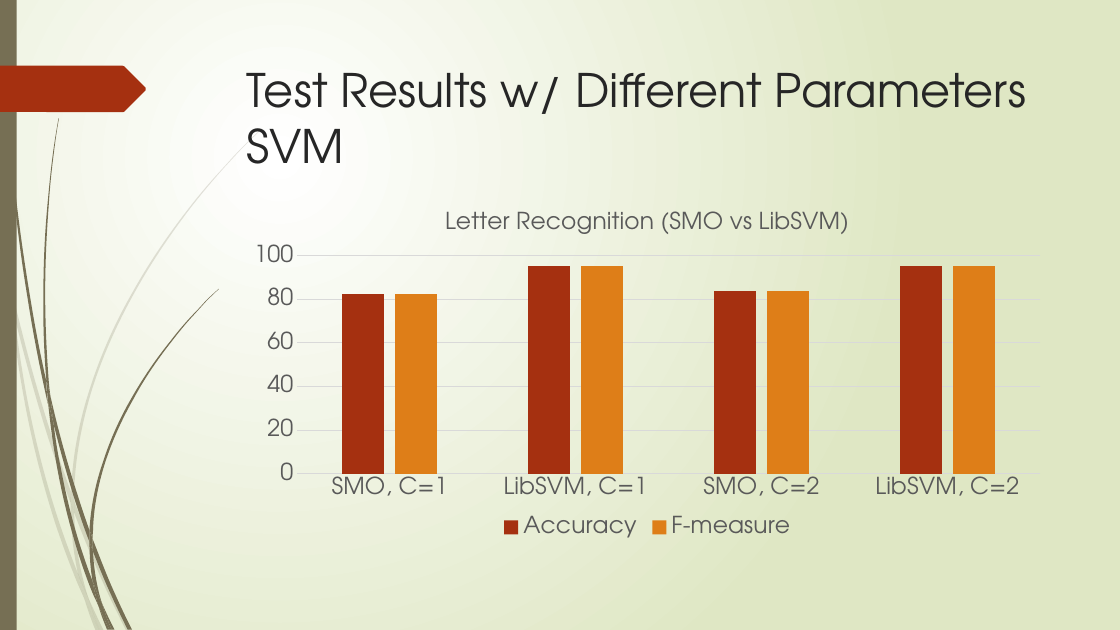
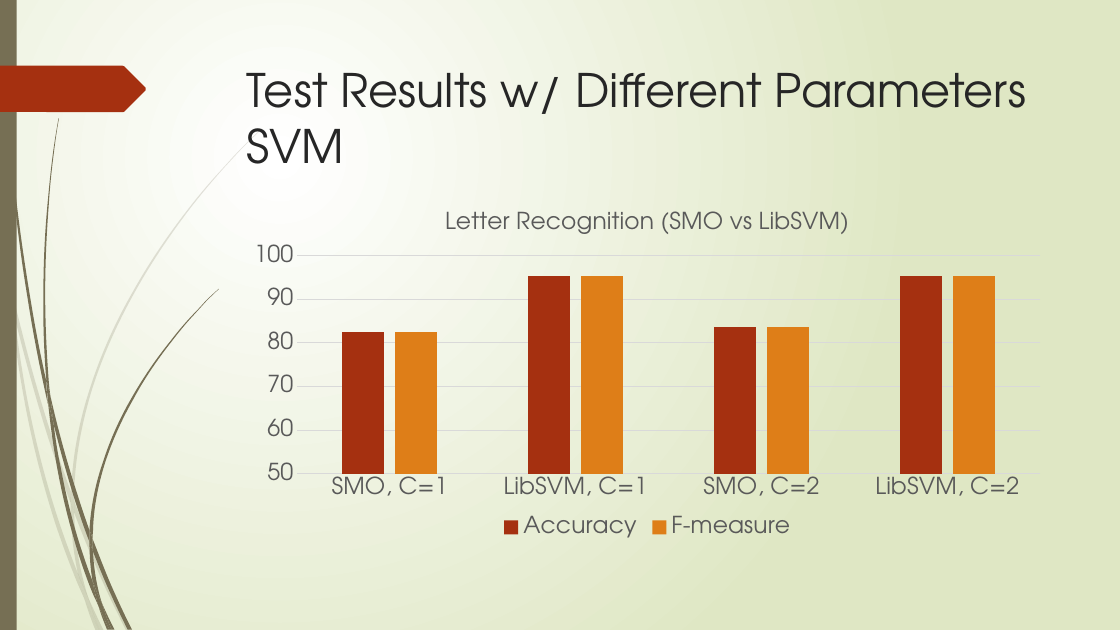
Before and after one commit to XiaokuanOSU/AI2report, a slide deck: slide 20 of PPTGroup10.pptx. Drawn at 1120x630 pixels with LibreOffice and Linux fonts; fonts in the diff are those of the drawing. Boxes give left, top, right and bottom in pixels: in the first picture for what was removed or moved away, otherwise in the second. Text is boxed around its words. In the diff, an @@ line names an element or a change of style, - is before the commit and + after.

Commit message:
correct svm pic and table, and finish'Different Libraries of SVM'

```diff
--- a/PPTGroup10.pptx
+++ b/PPTGroup10.pptx
@@ column chart at (x1=238, y1=196, x2=1057, y2=543) @@
@@ value axis changed @@
```
Also in this commit, not shown: 2 other slides changed, 6 other files.
